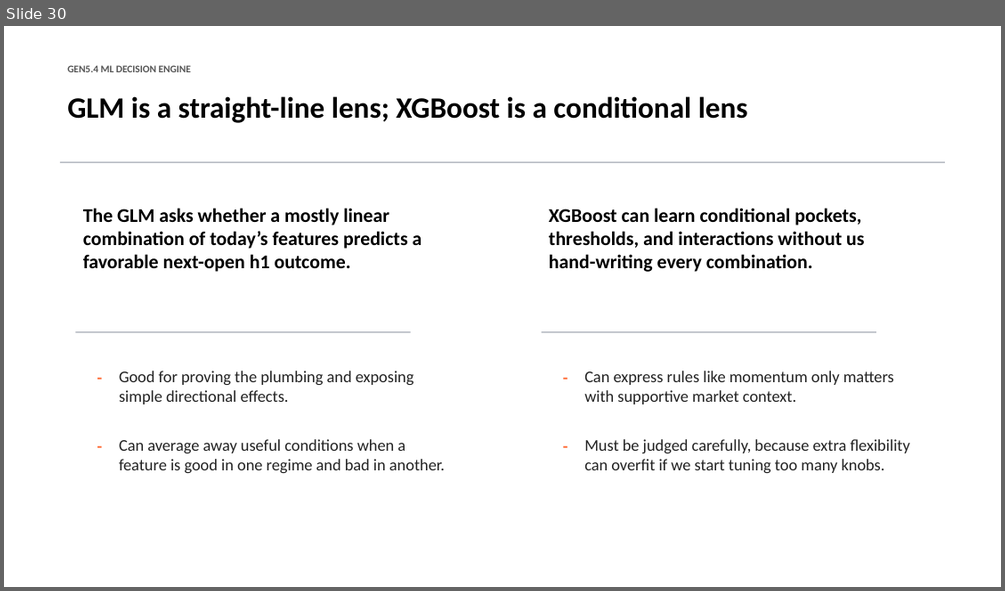
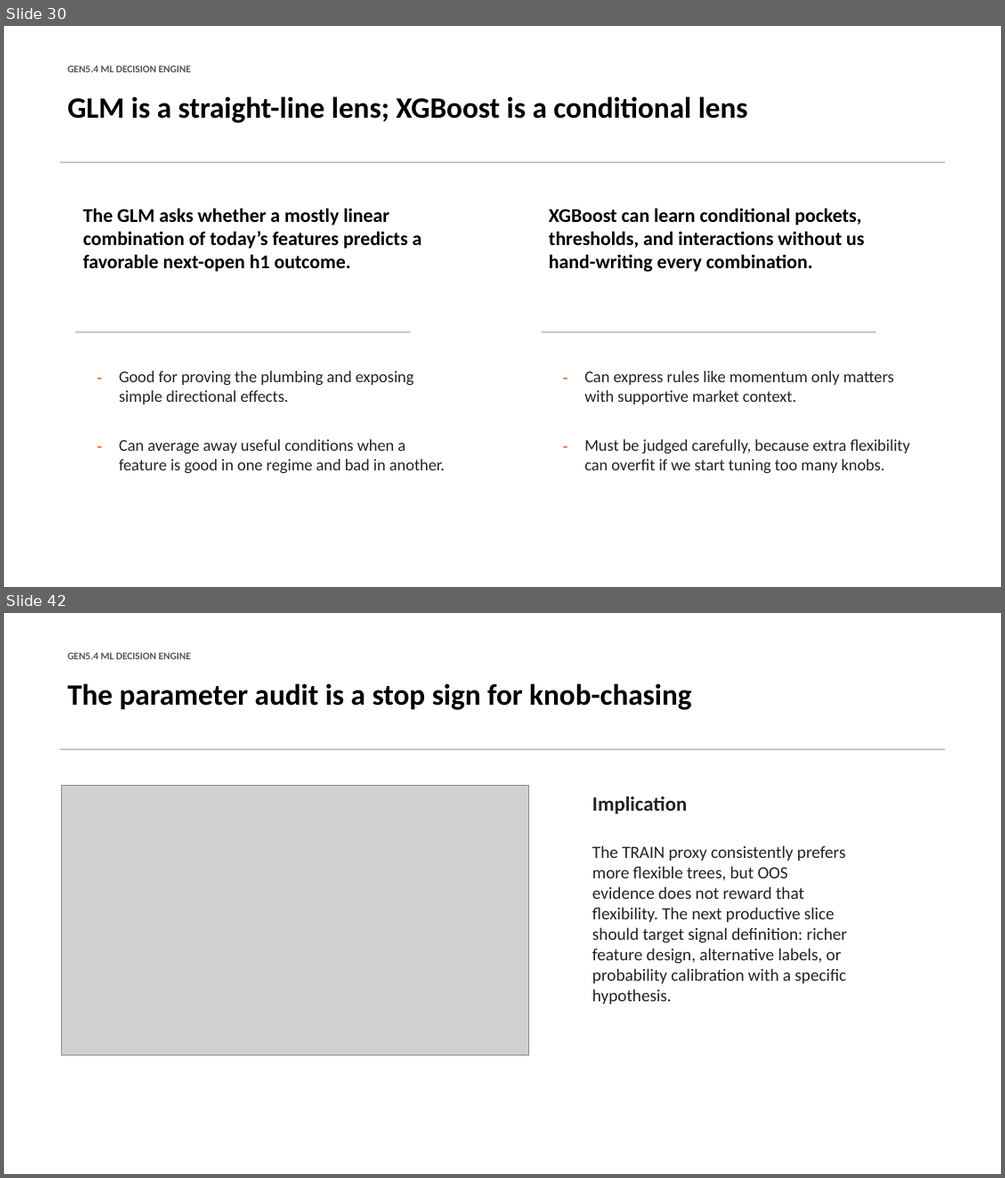
Before and after one commit to Francisc0Franc0/Time-Series-Modeling-Gen5, a slide deck: presentations/gen5_4_ml_decision_engine_incremental_build.pptx. Shown one above the other, each under a label of ours: slide 30 before the commit, slides 30 and 42 after it; the slides between them are not shown. The pictures are 1005x591 and 1005x1178 pixels, drawn with LibreOffice and Linux fonts; fonts in the diff are those of the drawing; grey boxes stand for pictures. Boxes give left, top, right and bottom in pixels: in the first picture for what was removed or moved away, otherwise in the second. Text is boxed around its words. In the diff, an @@ line names an element or a change of style, - is before the commit and + after.

Commit message:
Add Gen5.4 XGBoost parameter diagnostic

```diff
--- a/presentations/gen5_4_ml_decision_engine_incremental_build.pptx
+++ b/presentations/gen5_4_ml_decision_engine_incremental_build.pptx
@@ slide 42 added at <box>4,613,1001,1174</box>, background #FFFFFF @@
@@ text added at <box>67,652,191,659</box>, 9.8 pt, text #555555, bold @@
+GEN5.4 ML DECISION ENGINE
@@ text added at <box>67,683,691,710</box>, 28.5 pt, text #000000, bold @@
+The parameter audit is a stop sign for knob-chasing
@@ rectangle added at <box>60,748,945,750</box>, fill #B8BCC4 @@
@@ picture added at <box>62,785,529,1055</box> @@
@@ text added at <box>592,796,687,814</box>, 19.5 pt, text #222222, bold @@
+Implication
@@ text added at <box>592,845,848,1004</box>, 16.5 pt, text #222222 @@
+The TRAIN proxy consistently prefers more flexible trees, but OOS evidence does not reward that flexibility. The next productive slice should target signal definition: richer feature design, alternative labels, or probability calibration with a specific hypothesis.
```
Also in this commit, not shown: 5 slides changed, 7 other slides added, 6 other files.
